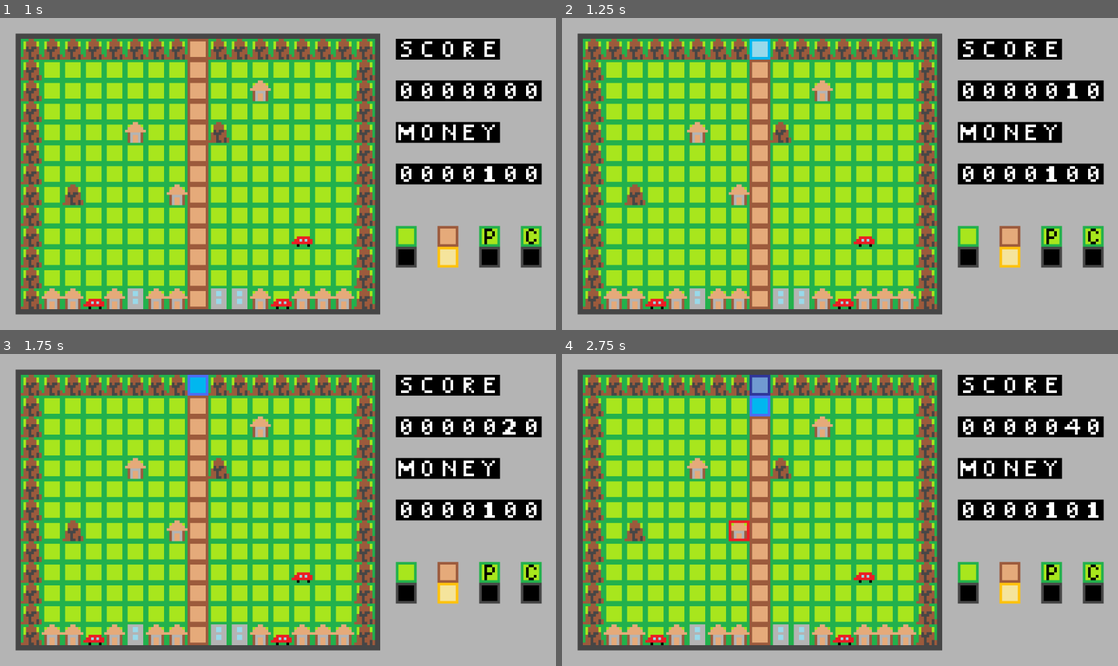
Above: before the commit, frames 1-4 (two rows, left to right).
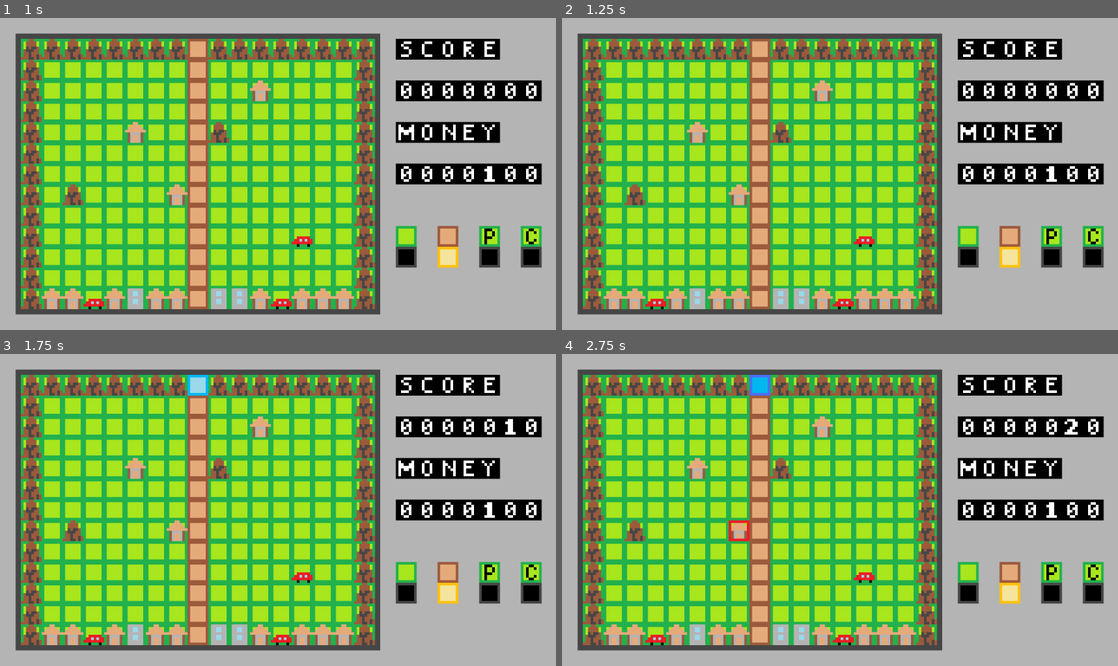
Above: after the commit, the same moments.

Repository: sho16ogura/cs292team5
Game: Godot game, scene res://main menu/main menu/main_menu.tscn
The game is run twice, just before and just after one commit, with the same random seed, the same clock (stepped at 60 frames per second) and the same inputs.
Inputs (mouse positions are in pixels of both pictures, inside the frame that each line leads up to):
- Up to frame 1 (1 s): click "Start Game" at 0.5 s
- Up to frame 2 (1.25 s): no input
- Up to frame 3 (1.75 s): move the mouse to (400, 494) at 1.27 s; click (400, 494) at 1.35 s
- Up to frame 4 (2.75 s): tap Enter at 2 s; move the mouse to (728, 525) at 2.02 s; click (728, 525) at 2.1 s

Frame 1 is identical in both runs. In frame 2, 0.3% of the frame differs, in the area x 33-93%, y 6-26%; in frame 3, 0.3%; in frame 4, 0.7%, in the area x 33-97%, y 6-53%.

Commit message:
Revert "Merge pull request #78 from sho16ogura/dev"
This reverts commit 303a735e4a5540d7dd805f88928017f99d53ae6b, reversing
changes made to 8e140a754141a98792646ec012214f54aae86be9.

Diff:
--- a/team5project/mainGame.gd
+++ b/team5project/mainGame.gd
@@ -44,8 +44,7 @@
 	TILE.HIGH_WATER: Vector2i(4, 0),
 	TILE.LIGHT_ON: Vector2i(4, 3),
 	TILE.LIGHT_OFF: Vector2i(4, 2),
-	#Score/Money counter tiles
-	"Neg": Vector2i(3, 7),
+	#Score counter tiles
 	"0": Vector2i(0, 4),
 	"1": Vector2i(1, 4),
 	"2": Vector2i(2, 4),
@@ -75,14 +74,7 @@
 var balance = 100
 var score = 0
 
-const COSTS = {
-	"dig": 5,
-	"undig":5,
-	"undig_shallow_river": 10,
-	"undig_deep_river": 15,
-	"pump": 20,
-	"cistern": 10
-}
+const COSTS = {"dig": 5, "undig":5, "pump": 10, "cistern": 10, "house_broken": 0}
 
 # Called when the node enters the scene tree for the first time.
 func _ready():
@@ -166,9 +158,8 @@
 
 
 			#if following conditions are met, set cell to riverbed
-			if can_dig(eight_sur_tiles):
-
-				reduce_balance(COSTS["dig"])
+			if can_dig(eight_sur_tiles) and  check_and_reduce_balance(COSTS["dig"]):
+
 				tile_map.set_cell(ground_layer, tile_mouse_pos, source_id, riverbed_atlas_coord) #set cell to riverbed
 				dig_undig_sfx.play(0.2) #sound effect starts
 
@@ -179,16 +170,8 @@
 		elif mode_state == MODES.UNDIG:
 			var ground_atlas_coord = Vector2i(0,0) #ground tile
 
-			if can_undig(eight_sur_tiles, tile_mouse_pos):
-				var cost = COSTS["undig"]
-				if check_tile(tile_mouse_pos, is_riverbed_tile):
-					cost =  COSTS["undig"]
-				elif check_tile(tile_mouse_pos, is_low_or_med_water_tile):
-					cost =  COSTS["undig_shallow_river"]
-				elif check_tile(tile_mouse_pos, is_high_water_tile):
-					cost =  COSTS["undig_deep_river"]
-
-				reduce_balance(cost)
+			if can_undig(eight_sur_tiles, tile_mouse_pos) and  check_and_reduce_balance(COSTS["undig"]):
+
 				tile_map.set_cell(ground_layer, tile_mouse_pos, source_id, ground_atlas_coord)#change cell to ground
 				dig_undig_sfx.play(0.2)#soundeffect
 
@@ -201,9 +184,8 @@
 			var ground_atlas_coord = Vector2i(0,0) #ground tile
 
 			#set pump, iterate and change back to ground
-			if can_place_pump(eight_sur_tiles):
-
-				reduce_balance(COSTS["pump"])
+			if can_place_pump(eight_sur_tiles) and  check_and_reduce_balance(COSTS["pump"]):
+
 				#set pump
 				tile_map.set_cell(ground_layer, tile_mouse_pos, source_id, pump_atlas_coord)
 				hammer_sfx.play() #for construction
@@ -243,10 +225,8 @@
 		elif mode_state == MODES.CISTERN:
 			var cistern_atlas_coord = Vector2i(1,1) #cistern tile
 
-			reduce_balance(COSTS["cistern"])
-
 			#set pump, iterate and change back to ground
-			if can_place_cistern(eight_sur_tiles):
+			if can_place_cistern(eight_sur_tiles) and  check_and_reduce_balance(COSTS["cistern"]):
 
 				#set cistern
 				tile_map.set_cell(ground_layer, tile_mouse_pos, source_id, cistern_atlas_coord)
@@ -328,27 +308,20 @@
 	#if square of riverbed or river is made, false
 	var will_not_make_riverbed_square = not will_be_riverbed_square(eight_sur_tiles)
 
-	return curr_tile_is_ground and surr_tiles_are_not_outside and will_not_make_riverbed_square and check_balance(COSTS["dig"])
+	return curr_tile_is_ground and surr_tiles_are_not_outside and will_not_make_riverbed_square
 
 func can_undig(eight_sur_tiles, tile_mouse_pos):
-	var cost = COSTS["undig"]
-
-	if check_tile(tile_mouse_pos, is_riverbed_tile):
-		cost =  COSTS["undig"]
-	elif check_tile(tile_mouse_pos, is_low_or_med_water_tile):
-		cost =  COSTS["undig_shallow_river"]
-	elif check_tile(tile_mouse_pos, is_high_water_tile):
-		cost =  COSTS["undig_deep_river"]
-	else:
-		return false
+
+	#checks if the current tile is riverbed
+	var curr_tile_is_riverbed = eight_sur_tiles[0] == 2
 
 	#if surrounding tiles contain no_data (outside border), false
 	var surr_tiles_are_not_outside = eight_sur_tiles.all(func(c): return c!=0)
 
 	#checks the undig operation does not cut river connection
-	var no_river_connection_loss = check_river_connection(tile_mouse_pos)
-
-	return surr_tiles_are_not_outside and no_river_connection_loss and check_balance(cost)
+	var no_river_connection_loss = checkRiverConnection(tile_mouse_pos)
+
+	return curr_tile_is_riverbed and surr_tiles_are_not_outside and no_river_connection_loss
 
 func can_place_pump(eight_sur_tiles):
 
@@ -357,7 +330,7 @@
 	#if surrounding tiles contain no_data (outside border), false
 	var surr_tiles_are_not_outside = eight_sur_tiles.all(func(c): return c!=0)
 
-	return curr_tile_is_ground and surr_tiles_are_not_outside and check_balance(COSTS["pump"])
+	return curr_tile_is_ground and surr_tiles_are_not_outside
 
 
 func can_place_cistern(eight_sur_tiles):
@@ -372,7 +345,7 @@
 	#if pump (to be strengthened) is located next to the cistern
 	var is_pump_neighbor = four_sur_tiles.slice(1).any(func (c): return c==4)
 
-	return curr_tile_is_ground and surr_tiles_are_not_outside and is_pump_neighbor and check_balance(COSTS["cistern"])
+	return curr_tile_is_ground and surr_tiles_are_not_outside and is_pump_neighbor
 
 func will_be_riverbed_square(eight_sur_tiles):
 	var right_up_square = eight_sur_tiles.slice(1,4).all(func(c): return c in [2,3])
@@ -381,10 +354,13 @@
 	var left_up_square = eight_sur_tiles.slice(7).all(func(c): return c==2 or c==3) and eight_sur_tiles[1] in [2,3]
 	return right_up_square or right_down_square or left_up_square or left_down_square
 
-#check if balance exceeds specified fee
-func check_balance(fee):
+#check if balance exceeds specified fee and subtract
+func check_and_reduce_balance(fee):
 	if balance >= fee:
+		balance -= fee
+		update_counter(COUNTER.MONEY)
 		return true
+
 	return false
 
 func reduce_balance(fee):
@@ -394,13 +370,15 @@
 
 #inc money by 5 for each 30s
 func _on_money_timer_timeout():
-	balance += 1
+	balance += 5
 	update_counter(COUNTER.MONEY)
 
-	timer.wait_time *= 0.99
+
+	timer.wait_time *= 0.9
 
 
 func _on_flood_timer_timeout():
+	print(buildings)
 	var broken_buildings = []
 
 	for curr_pos in buildings:
@@ -420,27 +398,17 @@
 		#if there are river tile and no pump tiles in the neighboring four tiles, increment flood level
 		if 	is_neighbor_deep_or_deepest_river and not is_neighbor_pump:
 			broken_buildings = building_inc_water_level(curr_pos, broken_buildings)
-			score -= 50
-			update_counter(COUNTER.SCORE)
 
 		#if there are pump tile and no river tile in the neighboring for tiles, increment flood level
 		elif not is_neighbor_deep_or_deepest_river and is_neighbor_pump:
 			building_dec_water_level(curr_pos)
 
 	#if there is broken building, remove list of buildings to be considered in the future
-	if broken_buildings and not game_over:
+	if broken_buildings:
 		for b in broken_buildings:
 			buildings.erase(b)
 
 func _on_game_over_timer_timeout():
-
-	#if the rightmost house is broken, can move on to ending
-	var can_move_on_to_ending = tile_map.get_cell_atlas_coords(ground_layer,Vector2i(15,12)) == Vector2i(3,0)
-	if can_move_on_to_ending:
-		global_lockout = true
-		print("game over!")
-		get_tree().change_scene_to_file("res://end screen/end_screen.tscn")
-
 	if game_over:
 		#inc water level and destruct
 		for x in range(1, 8):
@@ -455,6 +423,7 @@
 								tile_map.get_cell_atlas_coords(ground_layer, right_curr_pos1) in river_tiles
 			var is_river_left = tile_map.get_cell_atlas_coords(flood_layer, left_curr_pos2) in river_tiles or\
 								tile_map.get_cell_atlas_coords(ground_layer, left_curr_pos2) in river_tiles
+			print(right_curr_pos1, left_curr_pos2)
 
 			#if right or left tile is flooded, curr_pos is also flooded
 			if 	is_river_right:
@@ -463,7 +432,6 @@
 			if is_river_left:
 				building_inc_water_level(curr_pos2, [])
 		return
-
 
 	const GAME_OVER_TILE = Vector2i(8,12)
 	var is_game_over_pos_river = tile_map.get_cell_atlas_coords(ground_layer, GAME_OVER_TILE) == Vector2i(2,0)
@@ -482,9 +450,6 @@
 
 		game_over = true
 
-		timer.stop() #to stop scoring and showing destruction animation
-		$TileMap/MoneyTimer.stop() #to stop increasing money while destruction animation
-
 func building_inc_water_level(curr_pos, broken_buildings):
 
 	var water_source_id = 0
@@ -514,6 +479,8 @@
 		tile_map.set_cell(ground_layer, curr_pos, water_source_id, deep_water)#add water in ground layer
 
 		broken_buildings.append(curr_pos)
+
+		reduce_balance(COSTS["house_broken"])
 
 		destruction_sfx.play()
 
@@ -643,7 +610,7 @@
 					tiles_flowed_to.merge(water_flow(temp_vec, tile_directions[3]))
 
 #check if removing a tile from the river prevents there from being a continuous line of river tiles from the top to the bottom of the screen
-func check_river_connection(tile_pos):
+func checkRiverConnection(tile_pos):
 
 	var tiles_to_visit = {Vector2i(8,0): 1}
 	var tiles_checked = {}
@@ -677,15 +644,9 @@
 			set_tile_type(Vector2i(x+18, 6), counter_array[x])
 		return
 	else: # COUNTER.SCORE
-		if score > 0:
-			var counter_array = fix_counter_array_size(str(score).split("", true))
-			for x in 7:
-				set_tile_type(Vector2i(x+18, 2), counter_array[x])
-		else:
-			var counter_array = fix_counter_array_size(str(absi(score)).split("", true))
-			for x in 7:
-				set_tile_type(Vector2i(x+18, 2), counter_array[x])
-			set_tile_type(Vector2i(18, 2), "Neg")
+		var counter_array = fix_counter_array_size(str(score).split("", true))
+		for x in 7:
+			set_tile_type(Vector2i(x+18, 2), counter_array[x])
 		return
 
 func water_flow(tile, direction):
--- a/team5project/mainGame.tscn
+++ b/team5project/mainGame.tscn
@@ -1,7 +1,7 @@
 [gd_scene load_steps=14 format=3 uid="uid://yque0owxfk04"]
 
 [ext_resource type="Script" path="res://mainGame.gd" id="1_n7f0u"]
-[ext_resource type="Texture2D" uid="uid://dai2gfitcugp6" path="res://tileset_0.6.1.png" id="2_gx5xf"]
+[ext_resource type="Texture2D" uid="uid://41jmijnypst2" path="res://tileset_0.6.png" id="2_2dyma"]
 [ext_resource type="AudioStream" uid="uid://duqktdpccx1si" path="res://dig-undig.wav" id="3_k130k"]
 [ext_resource type="Texture2D" uid="uid://cmayp06vjjacm" path="res://buildings_rock_tree_highlight.png" id="3_vsg0t"]
 [ext_resource type="AudioStream" uid="uid://t8fmqk2owta7" path="res://hammer.mp3" id="4_58vkq"]
@@ -11,8 +11,8 @@
 [ext_resource type="PackedScene" uid="uid://mkomnbmd7eoh" path="res://end screen/end_screen.tscn" id="9_pphkb"]
 [ext_resource type="PackedScene" uid="uid://cqpx1ehejg0ob" path="res://pause menu/pause_menu.tscn" id="10_y5324"]
 
-[sub_resource type="TileSetAtlasSource" id="TileSetAtlasSource_odmwb"]
-texture = ExtResource("2_gx5xf")
+[sub_resource type="TileSetAtlasSource" id="TileSetAtlasSource_25llh"]
+texture = ExtResource("2_2dyma")
 texture_region_size = Vector2i(32, 32)
 0:0/0 = 0
 0:0/0/custom_data_0 = 1
@@ -59,7 +59,6 @@
 0:7/0 = 0
 1:7/0 = 0
 2:7/0 = 0
-3:7/0 = 0
 
 [sub_resource type="TileSetAtlasSource" id="TileSetAtlasSource_n0c1u"]
 texture = ExtResource("3_vsg0t")
@@ -89,8 +88,8 @@
 tile_size = Vector2i(32, 32)
 custom_data_layer_0/name = "tile_category"
 custom_data_layer_0/type = 2
+sources/0 = SubResource("TileSetAtlasSource_25llh")
 sources/1 = SubResource("TileSetAtlasSource_n0c1u")
-sources/0 = SubResource("TileSetAtlasSource_odmwb")
 
 [node name="Node2D" type="Node2D"]
 script = ExtResource("1_n7f0u")
@@ -110,11 +109,10 @@
 layer_3/tile_data = PackedInt32Array()
 
 [node name="Timer" type="Timer" parent="TileMap"]
-wait_time = 0.5
 autostart = true
 
 [node name="MoneyTimer" type="Timer" parent="TileMap"]
-wait_time = 2.0
+wait_time = 30.0
 autostart = true
 
 [node name="FloodTimer" type="Timer" parent="TileMap"]
Binary file removed: team5project/tileset_0.6.1.png
Binary file added: team5project/tileset_0.6.png
Not shown, changed: team5project/tileset_0.6.png.import
